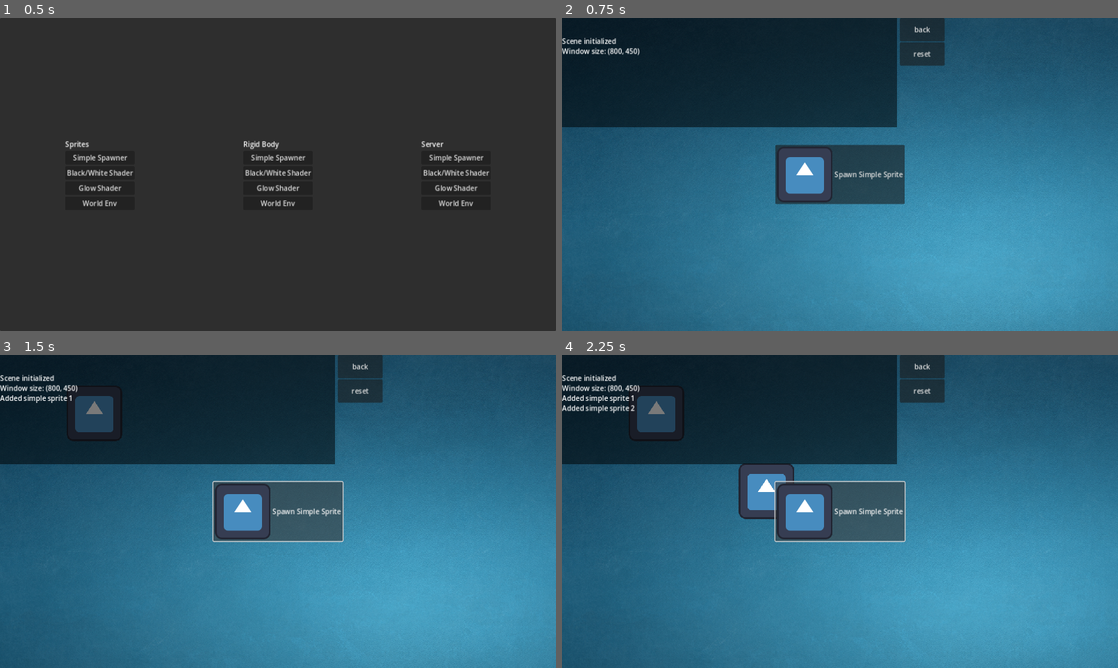
Above: before the commit, frames 1-4 (two rows, left to right).
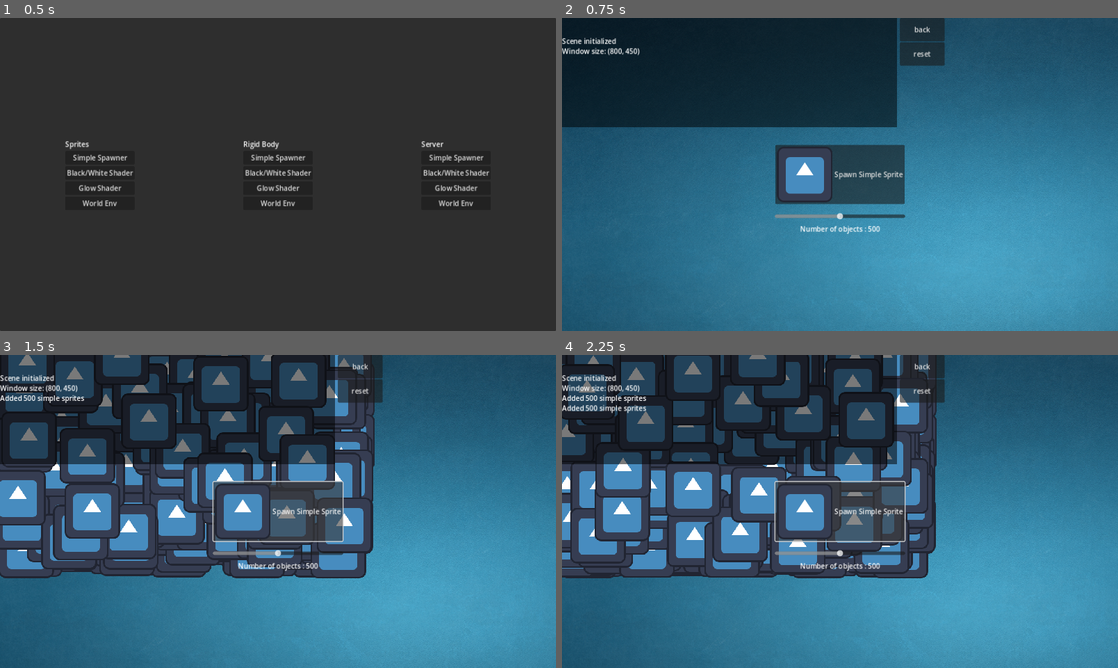
Above: after the commit, the same moments.

Repository: ash4rk/godot_polygon
Game: Godot game, scene res://main.tscn
The game is run twice, just before and just after one commit, with the same random seed, the same clock (stepped at 60 frames per second) and the same inputs. The engine's default icon, where the game draws it, is replaced by a stand-in: a white triangle on a blue panel in a dark square.
Inputs:
- Up to frame 1 (0.5 s): no input
- Up to frame 2 (0.75 s): click "Simple Spawner" at 0.5 s
- Up to frame 3 (1.5 s): click "Spawn Simple Sprite" at 1.25 s
- Up to frame 4 (2.25 s): click "Spawn Simple Sprite" at 2 s

Frame 1 is identical in both runs. In frame 2, 0.5% of the frame differs, in the area x 38-62%, y 62-70%; in frame 3, 33%, in the area x 0-68%, y 0-72%; in frame 4, 33%.

Commit message:
FEAT: Add spawn slider for simple sprites

Diff:
--- a/spawnables/sprite_spawner.gd
+++ b/spawnables/sprite_spawner.gd
@@ -2,7 +2,7 @@
 
 const SIMPLE_SPRITE = preload("res://spawnables/simple_sprite.tscn")
 @onready var Log : RichTextLabel = $CanvasLayer/LogBG/Log
-var sprite_numbers: int = 0
+var sprite_numbers: int = 500
 
 func _print_log(text_value : String) -> void:
 	Log.text += text_value + "\n"
@@ -12,10 +12,16 @@
 	_print_log("Window size: " + str(DisplayServer.window_get_size()))
 
 func _on_spawn_sprite_button_button_up():
-	var simple_sprite_instance = SIMPLE_SPRITE.instantiate()
-	$Level.add_child(simple_sprite_instance)
-	var x_screen = DisplayServer.window_get_size().x
-	var y_screen = DisplayServer.window_get_size().y
-	simple_sprite_instance.global_position = Vector2(randf_range(0, x_screen),randf_range(0, y_screen))
-	sprite_numbers += 1
-	_print_log("Added simple sprite " + str(sprite_numbers))
+
+	for i in sprite_numbers:
+		var simple_sprite_instance = SIMPLE_SPRITE.instantiate()
+		$Level.add_child(simple_sprite_instance)
+		var x_screen = DisplayServer.window_get_size().x
+		var y_screen = DisplayServer.window_get_size().y
+		simple_sprite_instance.global_position = Vector2(randf_range(0, x_screen),randf_range(0, y_screen))
+
+	_print_log("Added " + str(sprite_numbers) + " simple sprites")
+
+func _on_h_slider_value_changed(value):
+	sprite_numbers = value
+	$CanvasLayer/HSlider/SizeLabel.text = "Number of objects: " + str(value)
--- a/sprite_spawner.tscn
+++ b/sprite_spawner.tscn
@@ -27,6 +27,40 @@
 
 [node name="LogBG" parent="CanvasLayer" instance=ExtResource("4_7rp82")]
 
+[node name="HSlider" type="HSlider" parent="CanvasLayer"]
+custom_minimum_size = Vector2(300, 0)
+anchors_preset = 8
+anchor_left = 0.5
+anchor_top = 0.5
+anchor_right = 0.5
+anchor_bottom = 0.5
+offset_left = -4.0
+offset_top = 88.0
+offset_right = 4.0
+offset_bottom = 104.0
+grow_horizontal = 2
+grow_vertical = 2
+size_flags_horizontal = 4
+size_flags_vertical = 4
+max_value = 1000.0
+step = 50.0
+value = 500.0
+
+[node name="SizeLabel" type="Label" parent="CanvasLayer/HSlider"]
+layout_mode = 1
+anchors_preset = 8
+anchor_left = 0.5
+anchor_top = 0.5
+anchor_right = 0.5
+anchor_bottom = 0.5
+offset_left = -20.0
+offset_top = 18.0
+offset_right = 20.0
+offset_bottom = 41.0
+grow_horizontal = 2
+grow_vertical = 2
+text = "Number of objects : 500"
+
 [node name="Level" type="Node" parent="."]
 
 [node name="Background" type="Sprite2D" parent="Level"]
@@ -34,3 +68,4 @@
 centered = false
 
 [connection signal="button_up" from="CanvasLayer/SpawnSpriteButton" to="." method="_on_spawn_sprite_button_button_up"]
+[connection signal="value_changed" from="CanvasLayer/HSlider" to="." method="_on_h_slider_value_changed"]
